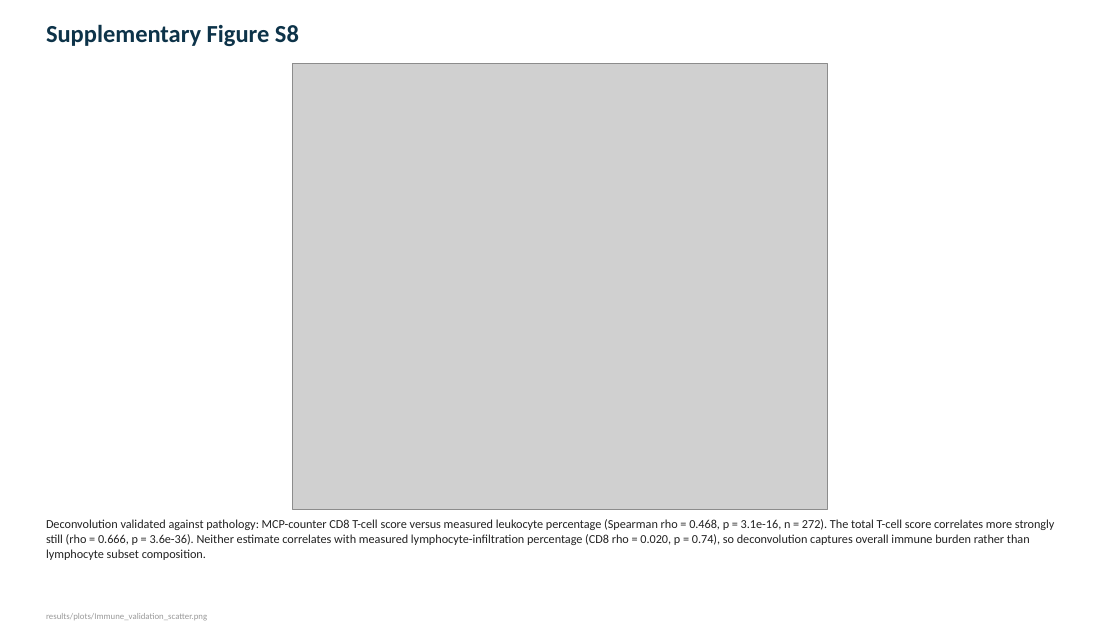
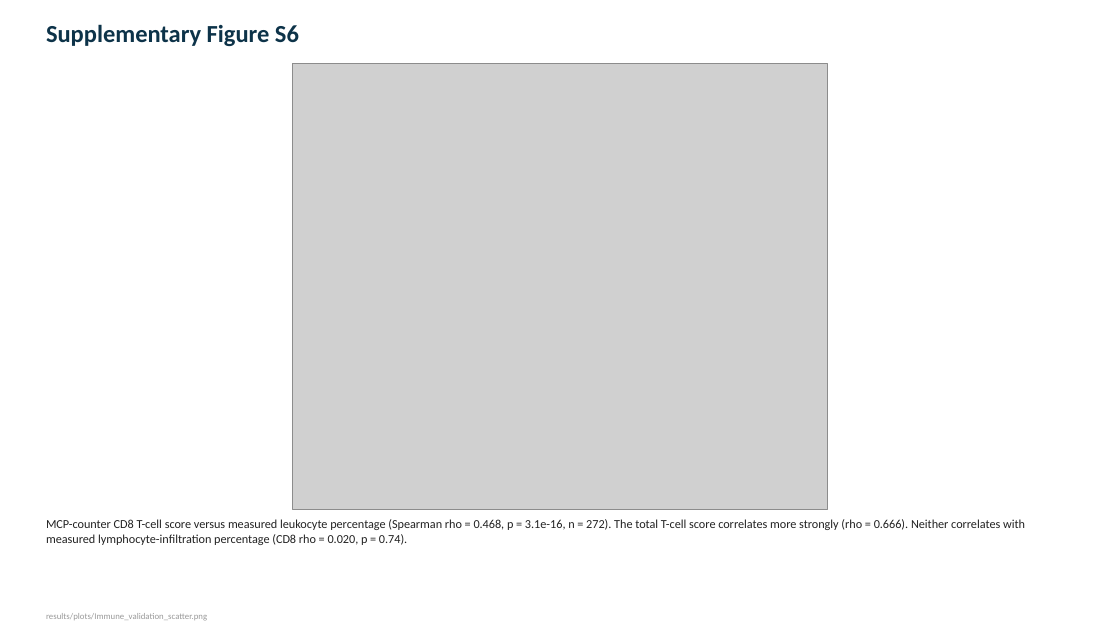
Before and after one commit to sreyacv1/GASTRIC-CANCER, a slide deck: slide 37 of FIGURES.pptx (slide 17 before the commit). Drawn at 1120x630 pixels with LibreOffice and Linux fonts; fonts in the diff are those of the drawing; grey boxes stand for pictures. Boxes give left, top, right and bottom in pixels: in the first picture for what was removed or moved away, otherwise in the second. Text is boxed around its words. In the diff, an @@ line names an element or a change of style, - is before the commit and + after.

Commit message:
Fully un-panel main figures 1-8 into 49 single-panel images; regenerate Fig1-4 panels from source

```diff
--- a/FIGURES.pptx
+++ b/FIGURES.pptx
@@ text at (46, 24, 299, 46): text changed @@
-Supplementary Figure S8
+Supplementary Figure S6
@@ text at (46, 519, 1025, 545): text changed @@
-Deconvolution validated against pathology: MCP-counter CD8 T-cell score versus measured leukocyte percentage (Spearman rho = 0.468, p = 3.1e-16, n = 272). The total T-cell score correlates more strongly still (rho = 0.666, p = 3.6e-36). Neither estimate correlates with measured lymphocyte-infiltration percentage (CD8 rho = 0.020, p = 0.74), so deconvolution captures overall immune burden rather than lymphocyte subset composition.
+MCP-counter CD8 T-cell score versus measured leukocyte percentage (Spearman rho = 0.468, p = 3.1e-16, n = 272). The total T-cell score correlates more strongly (rho = 0.666). Neither correlates with measured lymphocyte-infiltration percentage (CD8 rho = 0.020, p = 0.74).
```
Also in this commit, not shown: 26 other slides changed, 23 slides added, 2 slides removed, 14 other files.
